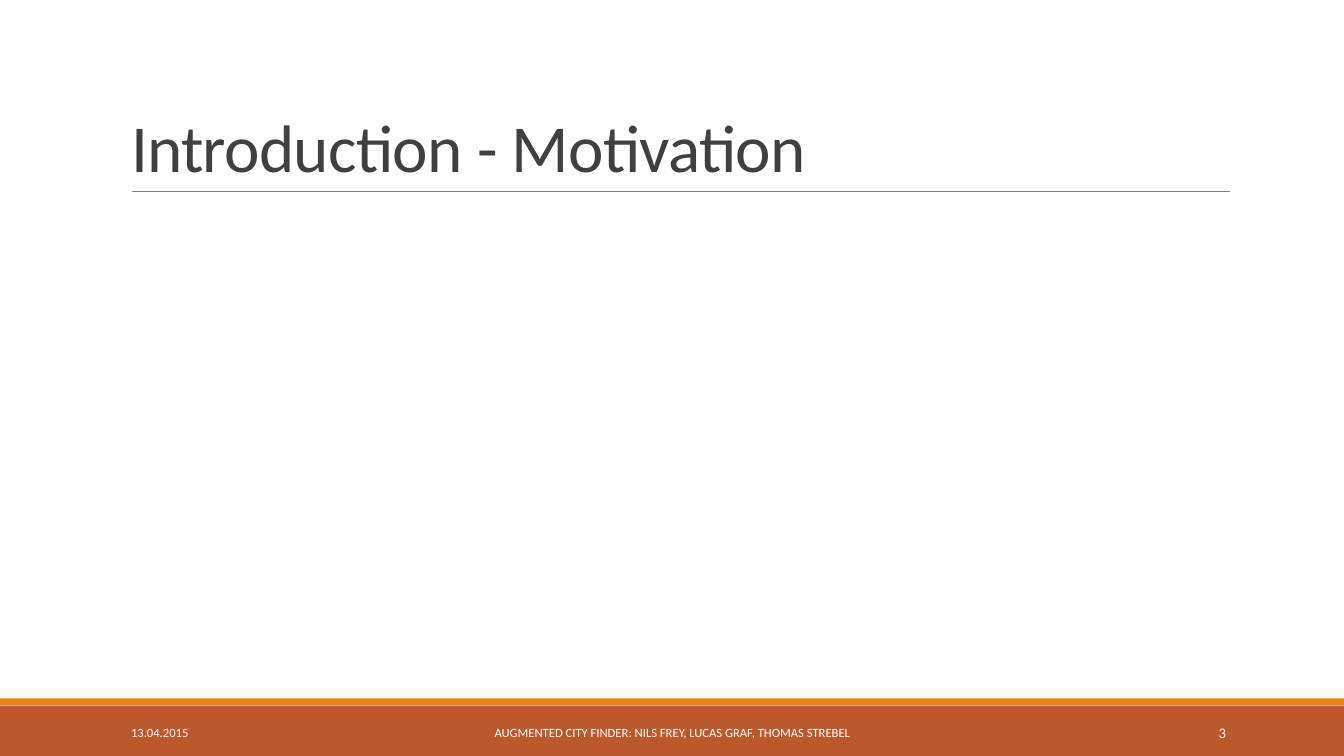
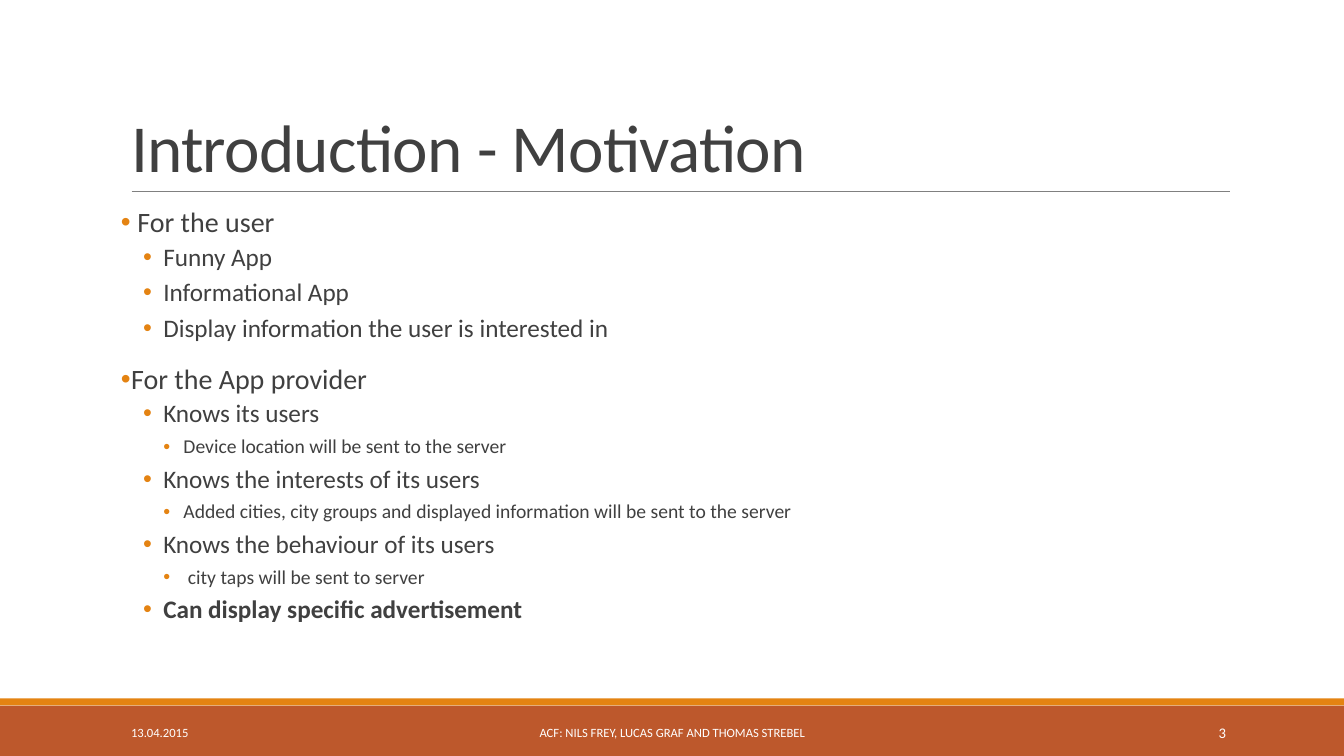
Before and after one commit to freyn42/TSM_MobOp, a slide deck: slide 3 of Presentation/TSM_MobOp Mini Project.pptx. Drawn at 1344x756 pixels with LibreOffice and Linux fonts; fonts in the diff are those of the drawing. Boxes give left, top, right and bottom in pixels: in the first picture for what was removed or moved away, otherwise in the second. Text is boxed around its words. In the diff, an @@ line names an element or a change of style, - is before the commit and + after.

```diff
--- a/Presentation/TSM_MobOp Mini Project.pptx
+++ b/Presentation/TSM_MobOp Mini Project.pptx
@@ text added at <box>131,212,791,622</box>, 18 pt, text #404040 @@
+• For the user
+  • Funny App
+  • Informational App
+  • Display information the user is interested in
+• For the App provider
+  • Knows its users
+    • Device location will be sent to the server
+  • Knows the interests of its users
+    • Added cities, city groups and displayed information will be sent to the server
+  • Knows the behaviour of its users
+    • city taps will be sent to server
+  • Can display specific advertisement
@@ text at <box>540,729,805,739</box>: text changed @@
-AUGMENTED CITY FINDER: NILS FREY, LUCAS GRAF, THOMAS STREBEL
+ACF: NILS FREY, LUCAS GRAF AND THOMAS STREBEL
```
Also in this commit, not shown: 11 other slides changed.
